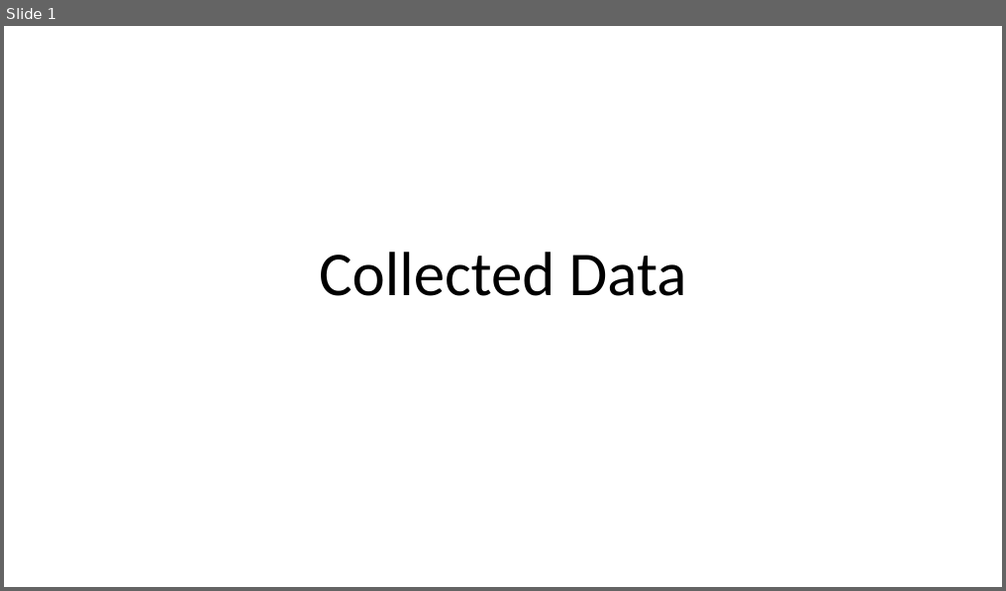
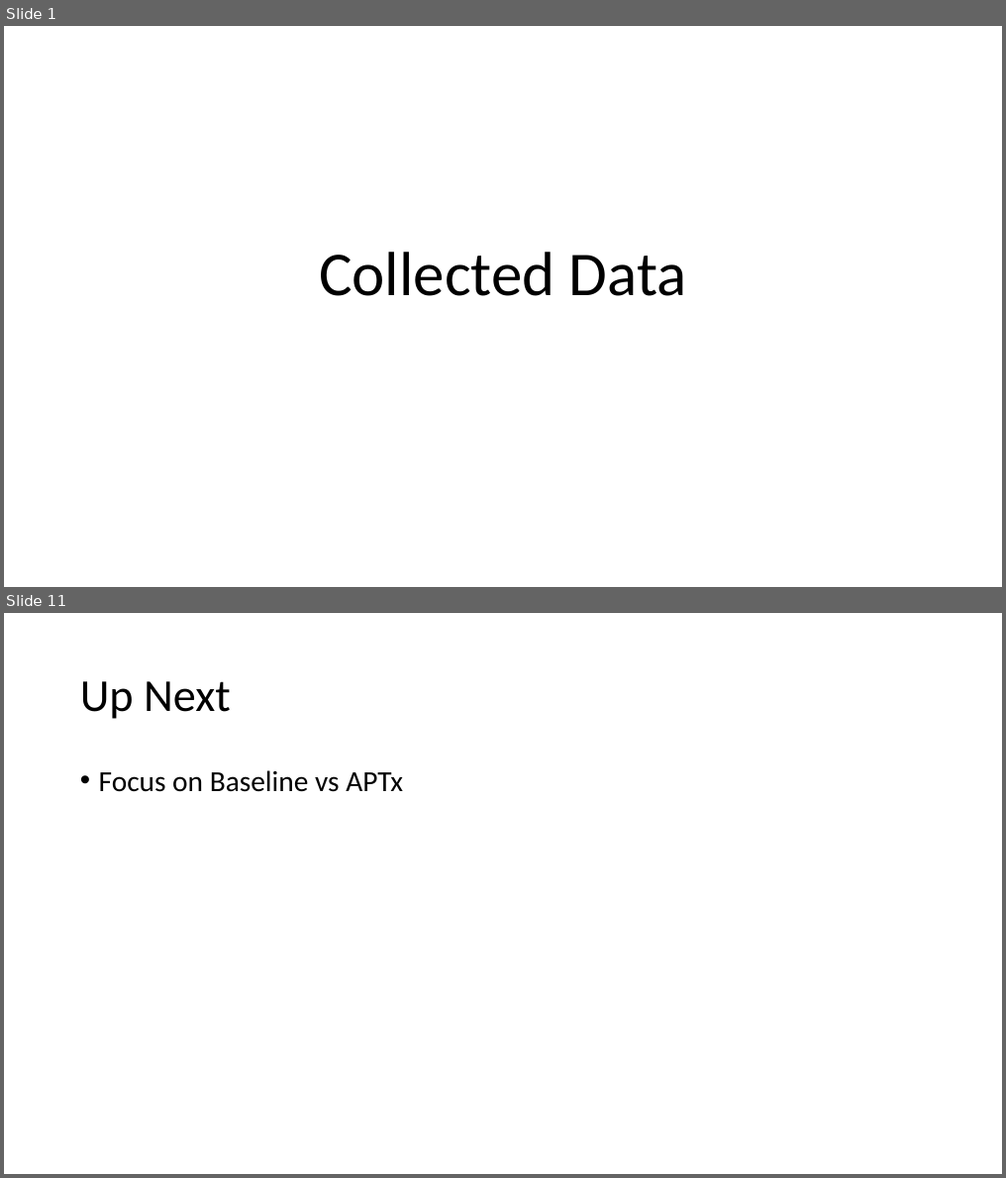
Before and after one commit to Aatir-Manzur-Bose/rf-coe, a slide deck: Collected Data.pptx. Shown one above the other, each under a label of ours: slide 1 before the commit, slides 1 and 11 after it; the slides between them are not shown. The pictures are 1006x591 and 1006x1178 pixels, drawn with LibreOffice and Linux fonts; fonts in the diff are those of the drawing. Boxes give left, top, right and bottom in pixels: in the first picture for what was removed or moved away, otherwise in the second. Text is boxed around its words. In the diff, an @@ line names an element or a change of style, - is before the commit and + after.

```diff
--- a/Collected Data.pptx
+++ b/Collected Data.pptx
@@ slide 11 added at [4, 613, 1002, 1174], background #FFFFFF @@
@@ title added at [80, 681, 231, 719], 44 pt, text #000000 @@
+Up Next
@@ text added at [99, 770, 403, 792], 28 pt, text #000000 @@
+• Focus on Baseline vs APTx
```
Also in this commit, not shown: 2 slides changed, 10 other slides added, 1 other file.
